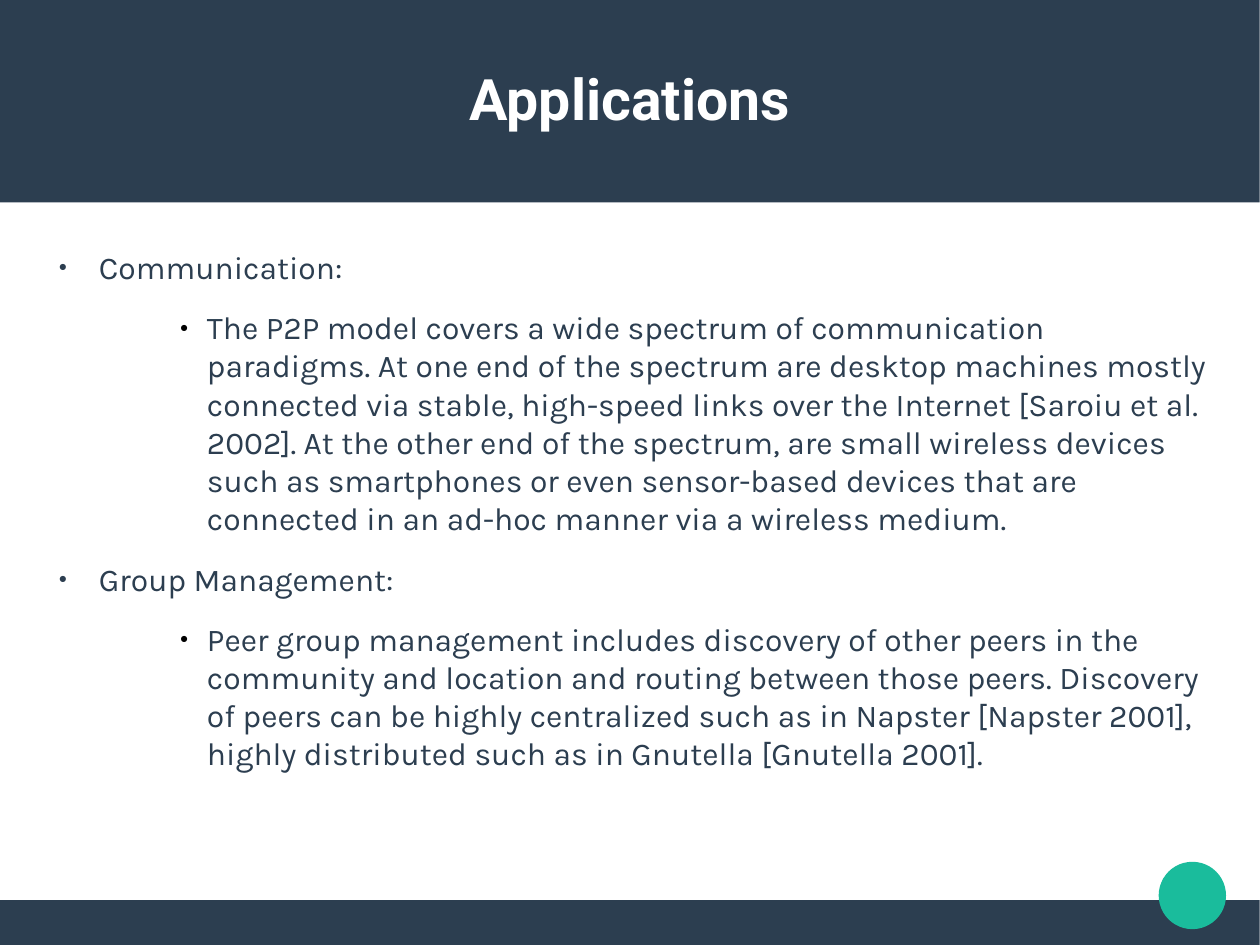
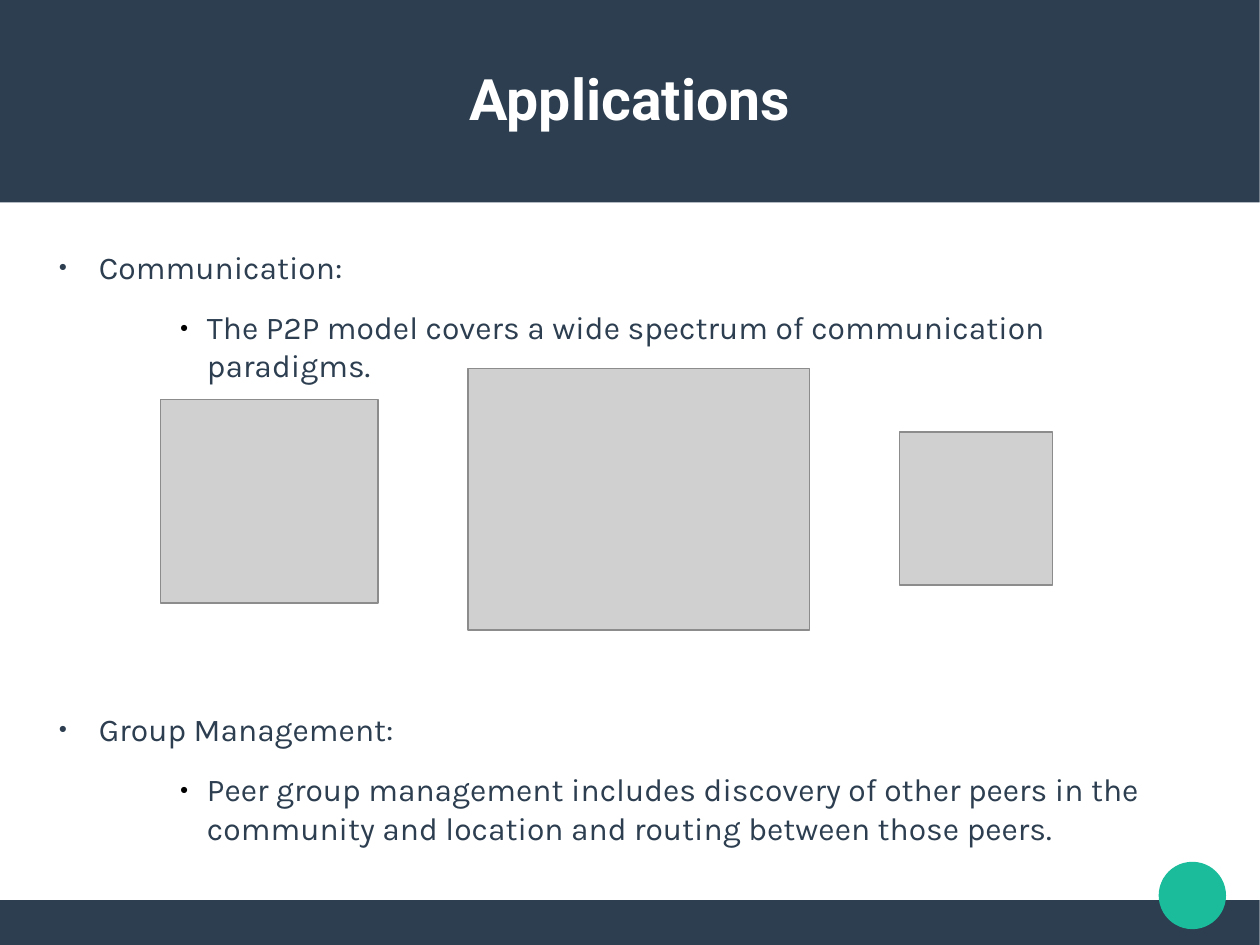
Before and after one commit to ishanjoshi02/TeSeminar, a slide deck: slide 8 of Presentation/Neeraj/Presentation.odp (slide 6 before the commit). Drawn at 1260x945 pixels with LibreOffice and Linux fonts; fonts in the diff are those of the drawing; grey boxes stand for pictures. Boxes give left, top, right and bottom in pixels: in the first picture for what was removed or moved away, otherwise in the second. Text is boxed around its words. In the diff, an @@ line names an element or a change of style, - is before the commit and + after.

```diff
--- a/Presentation/Neeraj/Presentation.odp
+++ b/Presentation/Neeraj/Presentation.odp
@@ text at (207, 317, 1044, 385): text changed @@
-          ● The P2P model covers a wide spectrum of communication paradigms. At one end of the spectrum are desktop machines mostly connected via stable, high-speed links over the Internet [Saroiu et al. 2002]. At the other end of the spectrum, are small wireless devices such as smartphones or even sensor-based devices that are connected in an ad-hoc manner via a wireless medium.
+          ● The P2P model covers a wide spectrum of communication paradigms.
@@ picture added at (468, 369, 810, 630) @@
@@ picture added at (160, 399, 378, 603) @@
@@ picture added at (900, 432, 1053, 585) @@
@@ text at (207, 779, 1138, 847): text changed @@
-          ● Peer group management includes discovery of other peers in the community and location and routing between those peers. Discovery of peers can be highly centralized such as in Napster [Napster 2001], highly distributed such as in Gnutella [Gnutella 2001].
+          ● Peer group management includes discovery of other peers in the community and location and routing between those peers.
```
Also in this commit, not shown: 4 other slides changed, 3 slides added, 1 slide removed, 8 other files.
